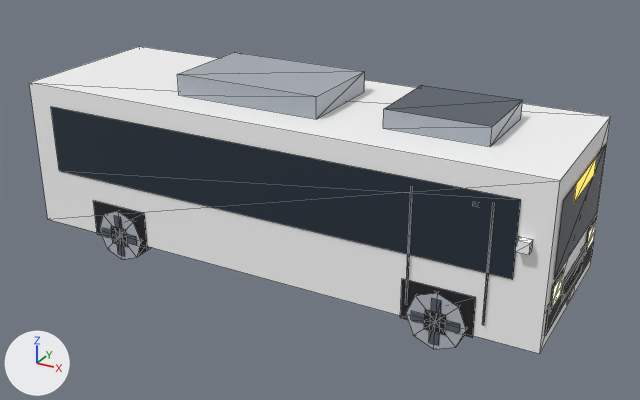
The glTF model public/models/props/bus.glb, before and after one commit.
Both versions are drawn from a 50 mm camera at (0.59, -1.024, 0.616) aimed at (0.028, -0.002, 0.106). Arrows for +X, +Y and +Z are at lower left; the lights stay in place. The picture after the commit comes second. Mesh edges are drawn as thin lines. Vertices at exactly the same position are counted once.

In view in the first picture: 'bus'.
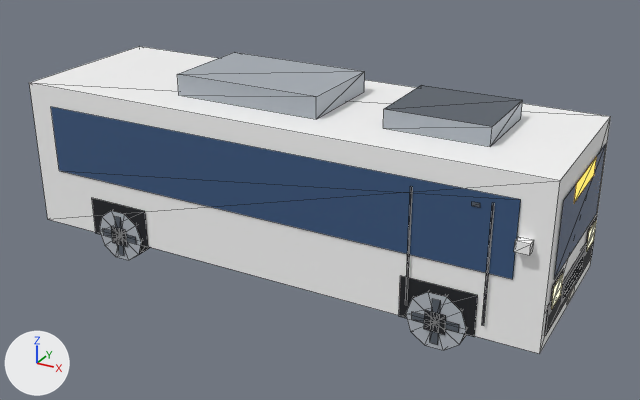
Changed parts and their boxes [x1, y1, x2, y2] in the pictures (640 x 400 px; the box of a moved part takes in the faces that stretch with it):
part 1 of me_bus, moved or reshaped: before [515, 237, 533, 255]; after [514, 237, 534, 255]
part 2 of me_bus, moved or reshaped: before [564, 262, 583, 294]; after [563, 267, 582, 299]
part 3 of me_bus, moved or reshaped: before [406, 186, 413, 305]; after [405, 186, 412, 305]
part 4 of me_bus, moved or reshaped: before [482, 203, 495, 325]; after [482, 203, 495, 326]
part 5 of me_bus, rebuilt: before [400, 279, 476, 338]; after [399, 276, 478, 337]
part 6 of me_bus, rebuilt: before [93, 201, 147, 248]; after [92, 198, 148, 247]
part 7 of me_bus, rebuilt (9% shorter): before [411, 311, 460, 333]; after [412, 312, 459, 332]
part 8 of me_bus, rebuilt (8% narrower): before [429, 298, 441, 345]; after [430, 299, 441, 345]
part 9 of me_bus, rebuilt: before [103, 228, 137, 245]; after [103, 228, 136, 244]
part 10 of me_bus, rebuilt: before [114, 216, 125, 256]; after [115, 216, 124, 255]
part 11 of me_bus, moved or reshaped: before [406, 292, 467, 349]; after [406, 291, 467, 350]
part 12 of me_bus, moved or reshaped: before [99, 211, 151, 260]; after [99, 210, 150, 260]
part 13 of me_bus, added: after [564, 258, 583, 293]
part 14 of me_bus, recoloured (lighter): [51, 107, 606, 279] in both

Edits to the bpy script that builds the scene:
```text
Add mat_glass_dark:
    mat_glass_dark = bpy.data.materials.new('glass_dark')
    # nodes: BsdfPrincipled, Mix, OutputMaterial, VertexColor
    # colours: blue #3d5a82, mixed with the vertex colours
Change me_bus:
    used by ob_bus; location = (0.0, 0.0, 0.0)
    remove me_bus.from_pydata(...)  # 288 vertices, 278 faces; spans x -0.393..0.393, y -0.136..0.136, z 0.0..0.282
    add me_bus.from_pydata(...)  # 312 vertices, 314 faces; spans x -0.393..0.393, y -0.137..0.137, z 0.002..0.282
    me_bus part 1: the loose piece of 8 vertices spanning x 0.352..0.368, y -0.136..-0.124, z 0.162..0.176 is moved by (0.0, -0.001, 0.0)
    me_bus part 2: the loose piece of 4 vertices spanning x 0.393, y -0.046..0.046, z 0.072..0.076 is moved by (0.0, 0.0, -0.006)
    me_bus part 3: the loose piece of 4 vertices spanning x 0.219..0.221, y -0.128, z 0.052..0.212 is moved by (0.0, -0.001, 0.0)
    me_bus part 4: the loose piece of 4 vertices spanning x 0.319..0.321, y -0.128, z 0.052..0.212 is moved by (0.0, -0.001, 0.0)
    me_bus part 5: the loose piece of 4 vertices spanning x 0.212..0.308, y -0.126, z 0.03..0.086 is rebuilt with 4 vertices and now spans x 0.21..0.31, y -0.127, z 0.032..0.09
    me_bus part 6: the loose piece of 4 vertices spanning x -0.288..-0.192, y -0.126, z 0.03..0.086 is rebuilt with 4 vertices and now spans x -0.29..-0.19, y -0.127, z 0.032..0.09
    me_bus part 7: the loose piece of 4 vertices spanning x 0.228..0.292, y -0.13, z 0.034..0.046 is rebuilt with 4 vertices and now spans x 0.229..0.291, y -0.13, z 0.034..0.046
    me_bus part 8: the loose piece of 4 vertices spanning x 0.254..0.266, y -0.13, z 0.008..0.072 is rebuilt with 4 vertices and now spans x 0.254..0.266, y -0.13, z 0.009..0.071
    me_bus part 9: the loose piece of 4 vertices spanning x -0.272..-0.208, y -0.13, z 0.034..0.046 is rebuilt with 4 vertices and now spans x -0.271..-0.209, y -0.13, z 0.034..0.046
    me_bus part 10: the loose piece of 4 vertices spanning x -0.246..-0.234, y -0.13, z 0.008..0.072 is rebuilt with 4 vertices and now spans x -0.246..-0.234, y -0.13, z 0.009..0.071
    me_bus part 11: 8 vertices moved from x 0.232..0.288, y -0.129..-0.093, z 0.012..0.068 to x 0.228..0.292, y -0.129..-0.093, z 0.016..0.064; 4 vertices removed from x 0.26, y -0.129..-0.093, z 0.0..0.08; 8 vertices added at x 0.248..0.272, y -0.129..-0.093, z 0.002..0.078
    me_bus part 12: 8 vertices moved from x -0.268..-0.212, y -0.129..-0.093, z 0.012..0.068 to x -0.272..-0.208, y -0.129..-0.093, z 0.016..0.064; 4 vertices removed from x -0.24, y -0.129..-0.093, z 0.0..0.08; 8 vertices added at x -0.252..-0.228, y -0.129..-0.093, z 0.002..0.078
    me_bus part 13: 8 vertices added at x 0.393, y -0.046..0.046, z 0.075..0.084
    me_bus part 14: 6 faces spanning x -0.35..0.392, y -0.127..0.127, z 0.122..0.222 switch from mat_car_glass to mat_glass_dark
    other edits to the shape of me_bus do not show in these pictures
```
